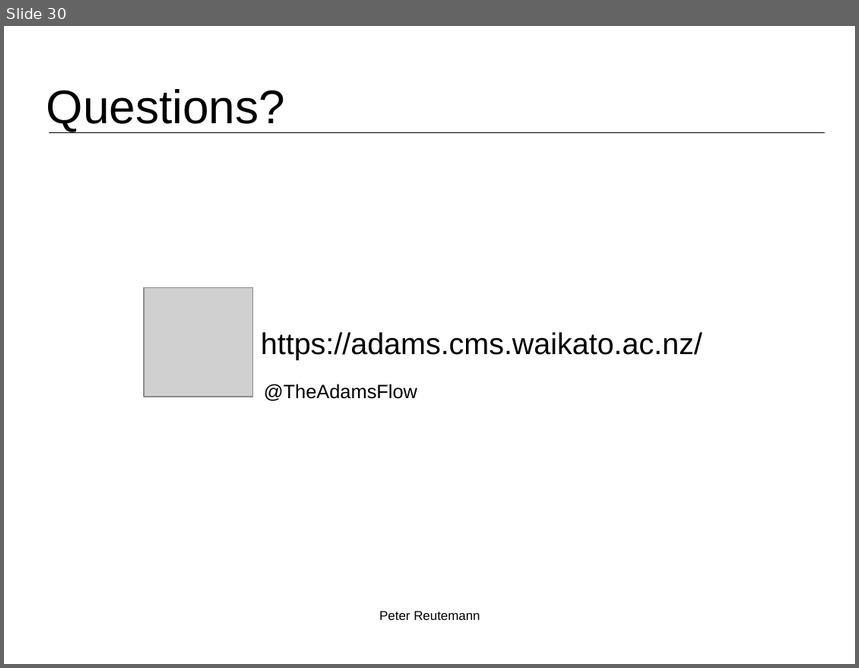
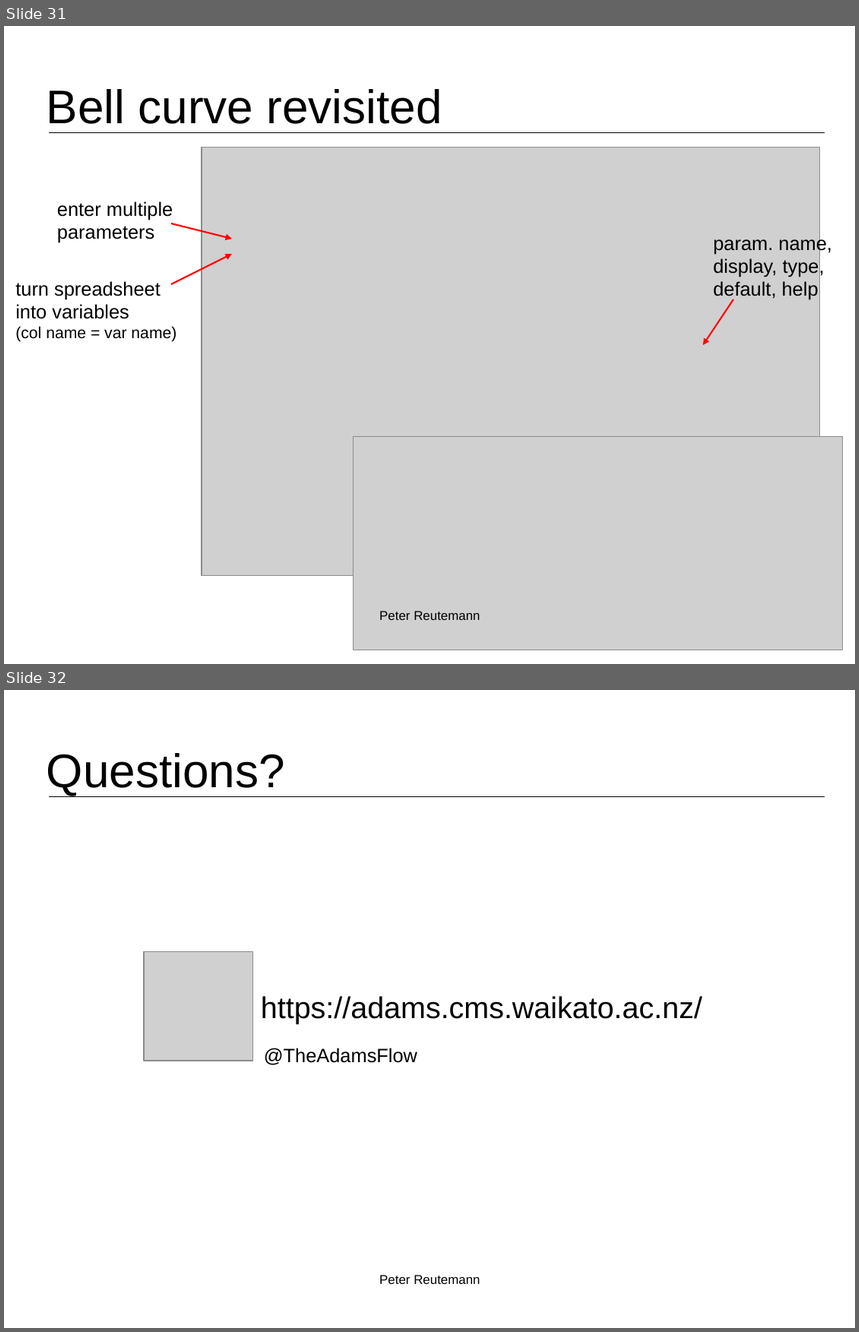
Before and after one commit to fracpete/kuching-2015, a slide deck: 2_basic_flows/kuching2015_basic_flows-1-plotting.odp. Shown one above the other, each under a label of ours: slide 30 before the commit, slides 31 and 32 after it. The pictures are 859x668 and 859x1332 pixels, drawn with LibreOffice and Linux fonts; fonts in the diff are those of the drawing; grey boxes stand for pictures; background and template pictures are left out. Boxes give left, top, right and bottom in pixels: in the first picture for what was removed or moved away, otherwise in the second. Text is boxed around its words. In the diff, an @@ line names an element or a change of style, - is before the commit and + after.

```diff
--- a/2_basic_flows/kuching2015_basic_flows-1-plotting.odp
+++ b/2_basic_flows/kuching2015_basic_flows-1-plotting.odp
@@ slide 31 added at box(4, 26, 855, 664), background #FFFFFF; not listed: 1 template element that a slide beside it also shows @@
@@ title added at box(47, 89, 443, 124), 44 pt, text #000000 @@
+Bell curve revisited
@@ picture added at box(202, 148, 820, 576) @@
@@ text added at box(57, 202, 173, 243), 18 pt, text #000000 @@
+enter multiple
+parameters
@@ arrow added from (172, 224) to (232, 240), #FF0000 1.5 pt @@
@@ text added at box(713, 234, 832, 300), 18 pt, text #000000 @@
+param. name,
+display, type,
+default, help
@@ arrow added from (172, 284) to (232, 254), #FF0000 1.5 pt @@
@@ text added at box(15, 281, 177, 342), 18 pt, text #000000 @@
+turn spreadsheet
+into variables
+(col name = var name)
@@ arrow added from (734, 300) to (704, 345), #FF0000 1.5 pt @@
@@ picture added at box(354, 436, 843, 650) @@
@@ text added at box(379, 611, 480, 620), 12 pt, text #000000 @@
+Peter Reutemann
@@ what was slide 30 is now slide 32 @@
```
Also in this commit, not shown: 1 other slide added, 4 other files.
